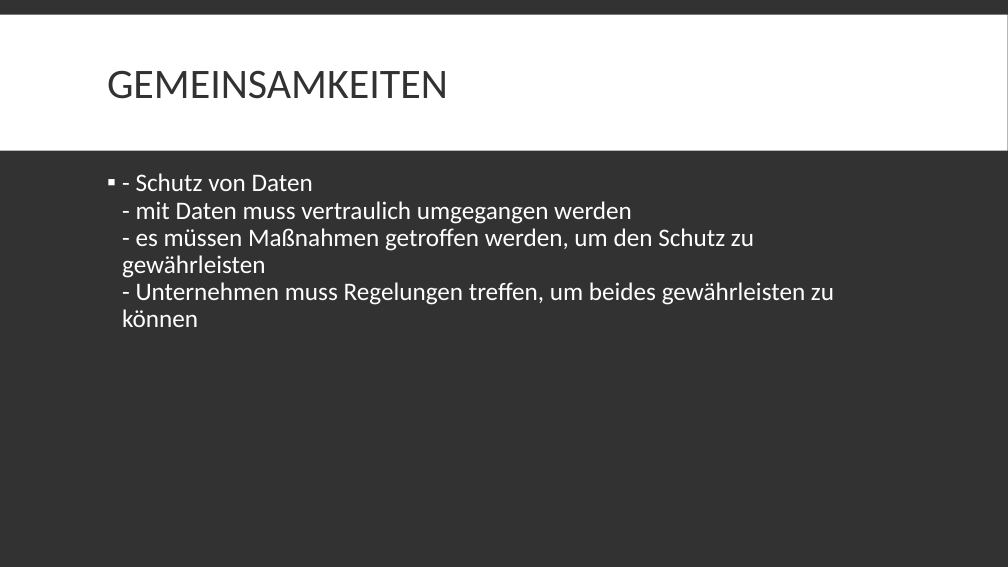
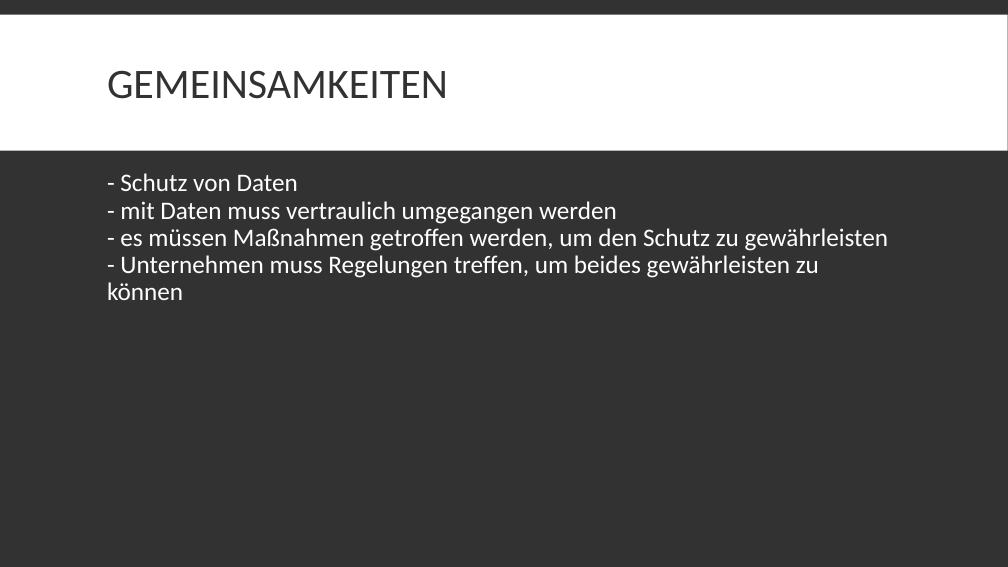
Before and after one commit to DerM0narch/TA_ITECH, a slide deck: slide 15 of Präsentation/Datenschutz_Netzwerksicherheit.pptx. Drawn at 1008x567 pixels with LibreOffice and Linux fonts; fonts in the diff are those of the drawing. Boxes give left, top, right and bottom in pixels: in the first picture for what was removed or moved away, otherwise in the second. Text is boxed around its words. In the diff, an @@ line names an element or a change of style, - is before the commit and + after.

```diff
--- a/Präsentation/Datenschutz_Netzwerksicherheit.pptx
+++ b/Präsentation/Datenschutz_Netzwerksicherheit.pptx
@@ text "- Schutz von Daten - ..." at [107,173,888,300]: bullet ▪ to none @@
```
Also in this commit, not shown: 4 other files.
